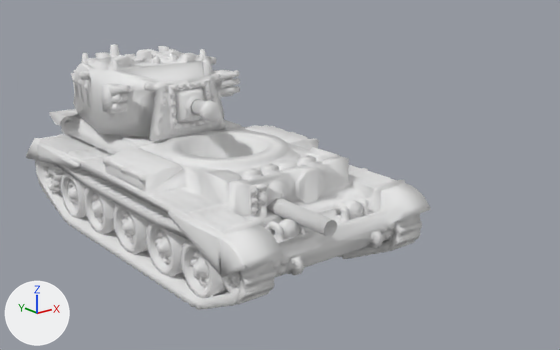
Before and after pictures for a commit that changed the glTF model public/models/tanks/community/recovered/charioteer.glb.
Rendered twice from a 50 mm lens placed at (-43.8, -123.8, 43.5), pointed at (18.3, -46.0, 12.4). The axes (+X, +Y, +Z) are drawn at lower left. The lights are the same throughout. The older version comes first. Where no turn or scale is listed for an object, it has been applied to the vertices.

Objects in the first picture: 'HullMesh', 'PrintSpares', 'TurretMesh'.
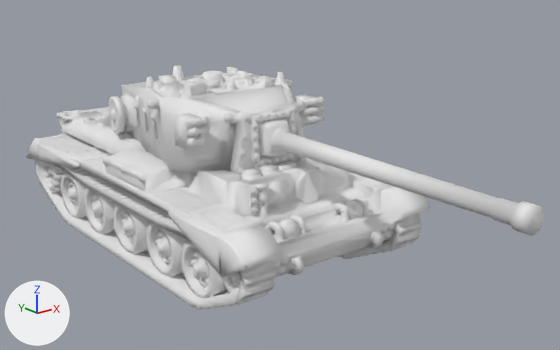
ob_turret is not drawn itself; it is the parent of ob_turretmesh.

Location of each change, (x1, y1, x2, y2) in pixels of the pictures (560 x 350 px):
'TurretMesh.001', added
    after: (109, 65, 544, 236)
'TurretMesh', no longer drawn
    before: (71, 44, 240, 141)
'PrintSpares', deleted (mostly hidden)
    before: (49, 109, 337, 237)

The change in detail:
Mesh me_turretmesh_1 is new.
It has 8738 vertices, 17480 faces and spans x 3.5..27.1, y -86.7..-19.4, z 7.0..25.1.
It uses material mat_recoveredpaint (white #e7e7e7).
Object 'PrintSpares' (ob_printspares) is deleted.
Object 'Turret' (ob_turret) moves from (15.3, -23.0, 15.0) to (15.3, -37.4, 15.2).
In object 'TurretMesh' (ob_turretmesh), parent is no longer ob_turret.
Object 'TurretMesh' (ob_turretmesh) now shows nothing instead of me_turretmesh.
Object 'TurretMesh' (ob_turretmesh) moves from (-15.3, 23.0, -15.0) to (0.0, 0.0, 0.0).
Object 'TurretMesh.001' (ob_turretmesh_001) is new; it shows me_turretmesh_1.
Its location is (0.0, 0.0, 0.0).
